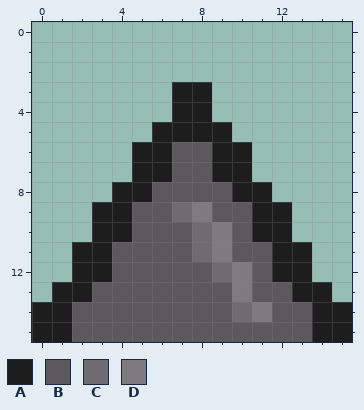
One commit to this pixel-art file: hourglass_hero_godot/art/sprites/spike.aseprite. The first picture shows the starting point.
16x16 pixels, 1 frame. Colours within 5 levels of each other are drawn and written as one.
Palette (. is transparent): A #1d1d1d  B #5c595d  C #6f6c71  D #7d7b7e
Pixels before, first column x 0:
 3 .......AA.......
 4 .......AA.......
 5 ......AAAA......
 6 .....AABBAA.....
 7 .....AABBAA.....
 8 ....AABBBBAA....
 9 ...AABBCDBBAA...
10 ...AABBBCDBAA...
11 ..AABBBBCDBBAA..
12 ..AABBBBBCDBAA..
13 .AABBBBBBBDBBAA.
14 AABBBBBBBBCDBBAA
15 AABBBBBBBBBBBBAA
After the commit:
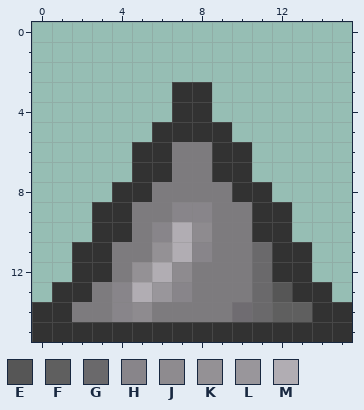
Colours new in this view: E #565656  F #5f5f5f  G #6a696b  H #88858a  J #8e8b8f  K #949195  L #99969b  M #b1adb3
What changed:
Colour A changes from #1d1d1d to #323232.
The author changed colour B to colour A in row 15 at x 2 to 13.
The author changed colour B to colour D in rows 6 to 7 at x 7 to 8; in row 8 at x 6 to 9; in row 9 at x 5 to 6 and 9 to 10; in row 10 at x 5 and 10; in row 11 at x 4 to 5 and 10; in row 12 at x 4 and 8.
The author changed colour B to colour D in row 13 at x 3 and 8 to 9; in row 14 at x 2 to 3 and 6 to 9.
The author changed colour C to colour D in row 12 at x 9.
The author changed colour B to colour E in row 13 at x 12.
The author changed colour B to colour F in row 14 at x 12 to 13.
The author changed colour B to colour G in rows 11 to 13 at x 11.
The author changed colour D to colour G in row 14 at x 11.
The author changed colour B to colour H in row 10 at x 6; in row 13 at x 4 and 7; in row 14 at x 4.
The author changed colour C to colour H in row 9 at x 7; in row 11 at x 8.
The author changed colour D to colour H in row 9 at x 8.
The author changed colour B to colour J in row 12 at x 7; in row 14 at x 5.
The author changed colour C to colour J in row 10 at x 8.
The author changed colour B to colour K in row 11 at x 6; in row 12 at x 5.
The author changed colour B to colour L in row 13 at x 6.
The author changed colour B to colour M in rows 10 to 11 at x 7; in row 12 at x 6; in row 13 at x 5.
Pixel boxes of the changes (left, top, right, bottom) in both pictures:
changed: (32, 82, 352, 342)
